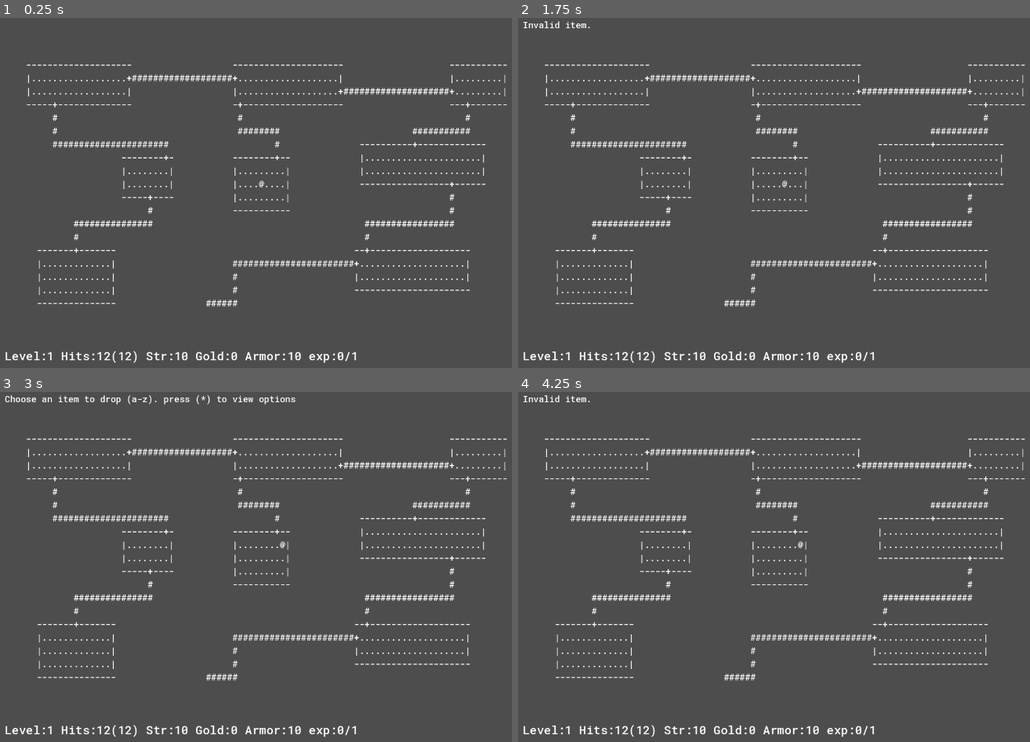
Above: before the commit, frames 1-4 (two rows, left to right).
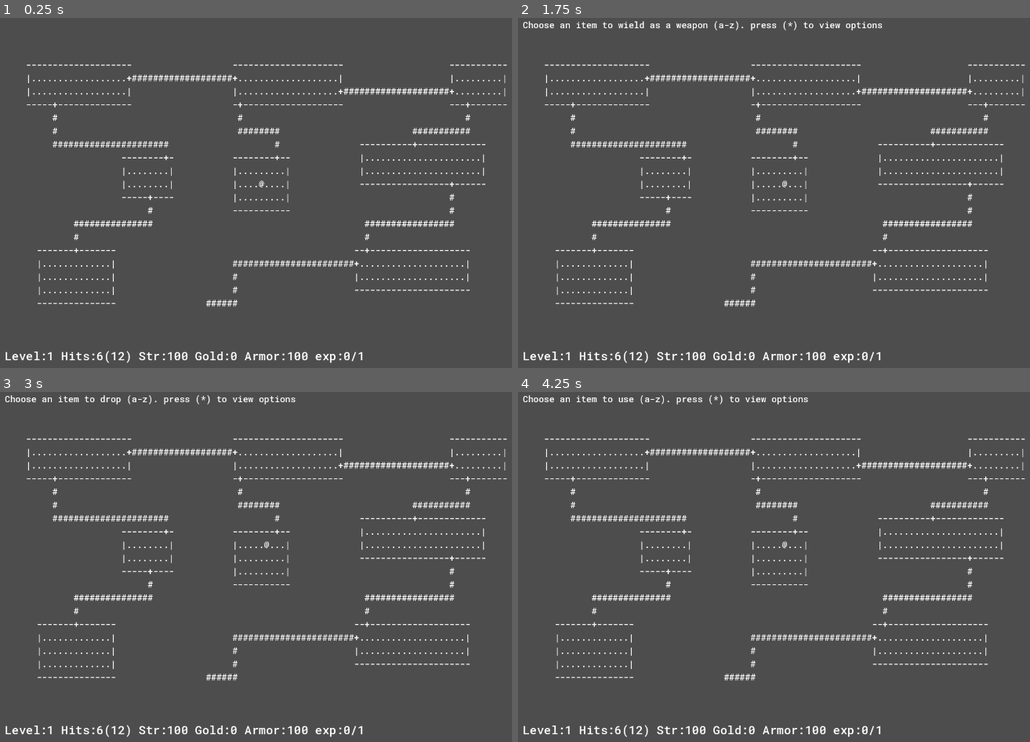
Above: after the commit, the same moments.

Repository: Kristjan-Kessel/GodotRogue
Game: Godot game, scene res://Scenes/main.tscn
Two runs of this game, one before a commit and one after it. Both use one fixed random seed, a clock stepped at 60 frames per second and the inputs below.
Inputs:
- Up to frame 1 (0.25 s): no input
- Up to frame 2 (1.75 s): tap Enter at 0.5 s; hold Right (ui_right) 0.53-1.28 s; tap T (take_armor_off, bound only before the commit) at 0.6 s; tap W (wield_weapon, bound only before the commit) at 0.8, 1.35 s; tap Space (continue) at 1.25 s; hold Down (ui_down) from 1.28 s (still down); tap Q (command_use_item, bound only after the commit) at 1.55 s
- Up to frame 3 (3 s): tap Space (continue) at 2 s; release Down (ui_down) at 2.03 s; hold Right (ui_right) 2.03-2.78 s; tap Q (command_use_item, bound only after the commit) at 2.1 s; tap T (take_armor_off, bound only before the commit) at 2.3 s; hold Up (ui_up) from 2.78 s (still down); tap D (command_drop) at 2.85 s
- Up to frame 4 (4.25 s): tap W (wield_weapon, bound only before the commit) at 3.05 s; tap Space (continue) at 3.5 s; release Up (ui_up) at 3.53 s; hold Left (ui_left) from 3.53 s (still down); tap F (command_find) at 3.6 s; tap Q (command_use_item, bound only after the commit) at 3.8 s

The runs differ from the first frame. In frame 1, 0.5% of the frame differs, in the area x 18-71%, y 95-99%; in frame 2, 1.1%, in the area x 0-72%, y 0-99%; in frame 3, 0.6%; in frame 4, 1.0%.

Commit message:
Add potions that you can use to heal

Diff:
--- a/Globals/Constants.gd
+++ b/Globals/Constants.gd
@@ -1,7 +1,7 @@
 extends Node
 
 # Constant variables
-const INVENTORY_CHARS = "abcefghijklmnopqrstuvxyz" # Chars to select an item in the inventory. some chars overlap with commands so remove those.
+const INVENTORY_CHARS = "abcefghijklmnoprstuvxyz" # Chars to select an item in the inventory. some chars overlap with commands so remove those.
 
 # ASCII characters
 const PLAYER = "@"
--- a/Scripts/Items/Armor.gd
+++ b/Scripts/Items/Armor.gd
@@ -1,11 +1,10 @@
-extends "res://Scripts/item.gd"
+extends Item
 class_name Armor
 
 var armor_bonus: int
 
-func _init(_label: String, _description: String, _ascii: String, _armor_bonus: int):
+func _init(_label: String, _description: String, _armor_bonus: int):
 	label = _label
 	description = _description
-	ascii = _ascii
 	armor_bonus = _armor_bonus
 	type = Type.ARMOR
--- a/Scripts/item.gd
+++ b/Scripts/Items/Base/item.gd
@@ -1,17 +1,19 @@
 class_name Item
 extends Node
 
-enum Type {ITEM, WEAPON, ARMOR, GOLD, CONSUMABLE}
+enum Type {ITEM, WEAPON, ARMOR, GOLD, USEABLE}
 
 var label: String
 var description: String
-var ascii: String
+var ascii = Constants.ITEM
 var type: Type = Type.ITEM
 
-func _init(_label: String, _description: String, _ascii: String):
+func _init(_label: String, _description: String):
 	label = _label
 	description = _description
-	ascii = _ascii
 
 func on_pickup(player: Node, tile: Tile):
 	player.inventory.append(self)
+
+func on_use(player: Node):
+	pass
--- a/Scripts/Items/Gold.gd
+++ b/Scripts/Items/Gold.gd
@@ -1,4 +1,4 @@
-extends "res://Scripts/item.gd"
+extends Item
 class_name Gold
 
 func _init():
--- /dev/null
+++ b/Scripts/Items/Potion.gd
@@ -0,0 +1,10 @@
+extends Item
+class_name Potion
+
+func _init():
+	label = "Potion"
+	description = "Heals you to full health when drank"
+	type = Type.USEABLE
+
+func on_use(player: Node):
+	player.stats.current_hp = 100
--- a/Scripts/Items/Weapon.gd
+++ b/Scripts/Items/Weapon.gd
@@ -1,11 +1,10 @@
-extends "res://Scripts/item.gd"
+extends Item
 class_name Weapon
 
 var strength_bonus: int
 
-func _init(_label: String, _description: String, _ascii: String, _strength_bonus: int):
+func _init(_label: String, _description: String, _strength_bonus: int):
 	label = _label
 	description = _description
-	ascii = _ascii
 	strength_bonus = _strength_bonus
 	type = Type.WEAPON
--- a/Scripts/Stats.gd
+++ b/Scripts/Stats.gd
@@ -16,7 +16,7 @@
 func _init(_level: int, _max_hp: int, _strength: int, _armor: int, _gold: int):
 	level = _level
 	max_hp = _max_hp
-	current_hp = _max_hp
+	current_hp = _max_hp/2
 	strength = _strength
 	armor = _armor
 	gold = _gold
--- a/Scripts/player.gd
+++ b/Scripts/player.gd
@@ -23,19 +23,19 @@
 var stats = Stats.new(1,12,10,10,0)
 
 # Commands
-enum CommandType {NONE, FIND, MOVE, INVENTORY, DROP, WEAR_ARMOR, WIELD_WEAPON} # For commands that take an argument to execute (ex: direction)
+enum CommandType {NONE, FIND, MOVE, INVENTORY, DROP, WEAR_ARMOR, WIELD_WEAPON, USE_ITEM} # For commands that take an argument to execute (ex: direction)
 var current_command = CommandType.NONE
 
 # Inventory
 var inventory = []
 var armor_item = null
-var weapon_item = Weapon.new("Dagger","Just a basic dagger","!",1)
+var weapon_item = Weapon.new("Dagger","Just a basic dagger",1)
 
 func _ready() -> void:
-	inventory.append(Item.new("Totem of debugging","Used to test if the inventory is functioning correctly","*"))
-	inventory.append(Weapon.new("Sword +1","Grants +1 to damage and hit","!",1))
-	inventory.append(Armor.new("Armor +1","Grants +1 to armor","O",1))
-
+	inventory.append(Item.new("Totem of debugging","Used to test if the inventory is functioning correctly"))
+	inventory.append(Weapon.new("Sword +1","Grants +1 to damage and hit",1))
+	inventory.append(Armor.new("Armor +1","Grants +1 to armor",1))
+	inventory.append(Potion.new())
 func _process(delta: float) -> void:
 	if action_delay_timer > 0.0:
 		action_delay_timer -= delta
@@ -48,6 +48,22 @@
 			var item = get_item_from_key()
 			if item != null:
 				drop_item.emit(item)
+		return
+	elif current_command == CommandType.USE_ITEM:
+		if Input.is_action_just_pressed("view_options"):
+			open_inventory.emit("- Select an item to use -")
+		else:
+			var item = get_item_from_key()
+			if item != null:
+				if item.type == item.Type.USEABLE:
+					item.on_use(self)
+					inventory.erase(item)
+					log_message.emit("Used "+item.label)
+				else:
+					log_message.emit("Invalid item.")
+					current_command = CommandType.NONE
+				render_map.emit()
+		return
 		return
 	elif current_command == CommandType.WEAR_ARMOR:
 		if Input.is_action_just_pressed("view_options"):
@@ -151,13 +167,13 @@
 		elif Input.is_action_just_pressed("command_drop"):
 			current_command = CommandType.DROP
 			log_message.emit("Choose an item to drop (a-z). press (*) to view options")
-		elif Input.is_action_just_pressed("wear_armor"):
+		elif Input.is_action_just_pressed("command_wear_armor"):
 			current_command = CommandType.WEAR_ARMOR
 			log_message.emit("Choose an item to wear as armor (a-z). press (*) to view options")
-		elif Input.is_action_just_pressed("wield_weapon"):
+		elif Input.is_action_just_pressed("command_wield_weapon"):
 			current_command = CommandType.WIELD_WEAPON
 			log_message.emit("Choose an item to wield as a weapon (a-z). press (*) to view options")
-		elif Input.is_action_just_pressed("take_armor_off"):
+		elif Input.is_action_just_pressed("command_take_armor_off"):
 			if armor_item != null:
 				inventory.append(armor_item)
 				armor_item = null
@@ -167,7 +183,9 @@
 			else:
 				log_message.emit("No armor to take off.")
 			delay_actions(0.1)
-
+		elif Input.is_action_just_pressed("command_use_item"):
+			current_command = CommandType.USE_ITEM
+			log_message.emit("Choose an item to use (a-z). press (*) to view options")
 func delay_actions(delay: float):
 	action_delay_timer = delay
 
--- a/Scripts/ui.gd
+++ b/Scripts/ui.gd
@@ -1,4 +1,4 @@
-extends Control
+extends Node
 
 @onready var stats_label = $StatsLabel
 
@@ -9,8 +9,8 @@
 	stats_label.text = message
 
 func format_stats(stats):
-	var strength_bonus = ""
-	var armor_bonus = ""
+	var strength_bonus = "0"
+	var armor_bonus = "0"
 
 	if stats.bonus_strength > 0:
 		strength_bonus = "(+%d)" % stats.bonus_strength
--- a/project.godot
+++ b/project.godot
@@ -63,18 +63,23 @@
 "events": [Object(InputEventKey,"resource_local_to_scene":false,"resource_name":"","device":-1,"window_id":0,"alt_press …(196 unchanged characters)…
 ]
 }
-wield_weapon={
+command_wield_weapon={
 "deadzone": 0.2,
 "events": [Object(InputEventKey,"resource_local_to_scene":false,"resource_name":"","device":-1,"window_id":0,"alt_press …(192 unchanged characters)…
 ]
 }
-wear_armor={
+command_wear_armor={
 "deadzone": 0.2,
 "events": [Object(InputEventKey,"resource_local_to_scene":false,"resource_name":"","device":-1,"window_id":0,"alt_press …(190 unchanged characters)…
 ]
 }
-take_armor_off={
+command_take_armor_off={
 "deadzone": 0.2,
 "events": [Object(InputEventKey,"resource_local_to_scene":false,"resource_name":"","device":-1,"window_id":0,"alt_press …(192 unchanged characters)…
 ]
 }
+command_use_item={
+"deadzone": 0.2,
+"events": [Object(InputEventKey,"resource_local_to_scene":false,"resource_name":"","device":-1,"window_id":0,"alt_pressed":false,"shift_pressed":false,"ctrl_pressed":false,"meta_pressed":false,"pressed":false,"keycode":0,"physical_keycode":81,"key_label":0,"unicode":113,"location":0,"echo":false,"script":null)
+]
+}
Renamed: Scripts/item.gd.uid -> Scripts/Items/Base/item.gd.uid
Not shown, added: Scripts/Items/Potion.gd.uid
